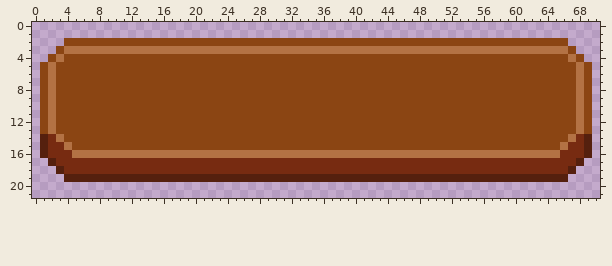
Two versions of one sprite sheet, docs/assets/ui/buttons/connectWallet.png. The first picture shows the starting point.
The file is 71x22 pixels.
The result:
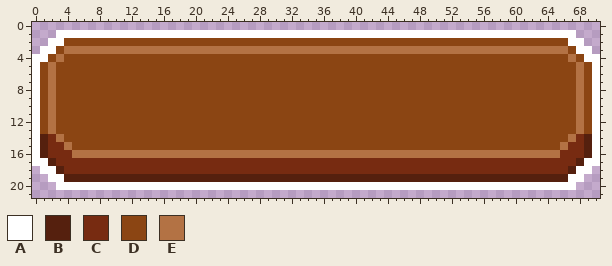
Palette (. is transparent): A #ffffff  B #55200e  C #772b11  D #8b4513  E #b37244
What changed:
Changed rows in their new state; - is an unchanged pixel.
first column x 0:
 1 ---AAAAAAAAAAAAAAAAAAAAAAAAAAAAAAAAAAAAAAAAAAAAAAAAAAAAAAAAAAAAAAAAA---
 2 --AA---------------------------------------------------------------AA--
 3 -AA-----------------------------------------------------------------AA-
 4 AA-------------------------------------------------------------------AA
 5 A---------------------------------------------------------------------A
 6 A---------------------------------------------------------------------A
 7 A---------------------------------------------------------------------A
 8 A---------------------------------------------------------------------A
 9 A---------------------------------------------------------------------A
10 A---------------------------------------------------------------------A
11 A---------------------------------------------------------------------A
12 A---------------------------------------------------------------------A
13 A---------------------------------------------------------------------A
14 A---------------------------------------------------------------------A
15 A---------------------------------------------------------------------A
16 A---------------------------------------------------------------------A
17 AA-------------------------------------------------------------------AA
18 -AA-----------------------------------------------------------------AA-
19 --AA---------------------------------------------------------------AA--
20 ---AAAAAAAAAAAAAAAAAAAAAAAAAAAAAAAAAAAAAAAAAAAAAAAAAAAAAAAAAAAAAAAAA---
